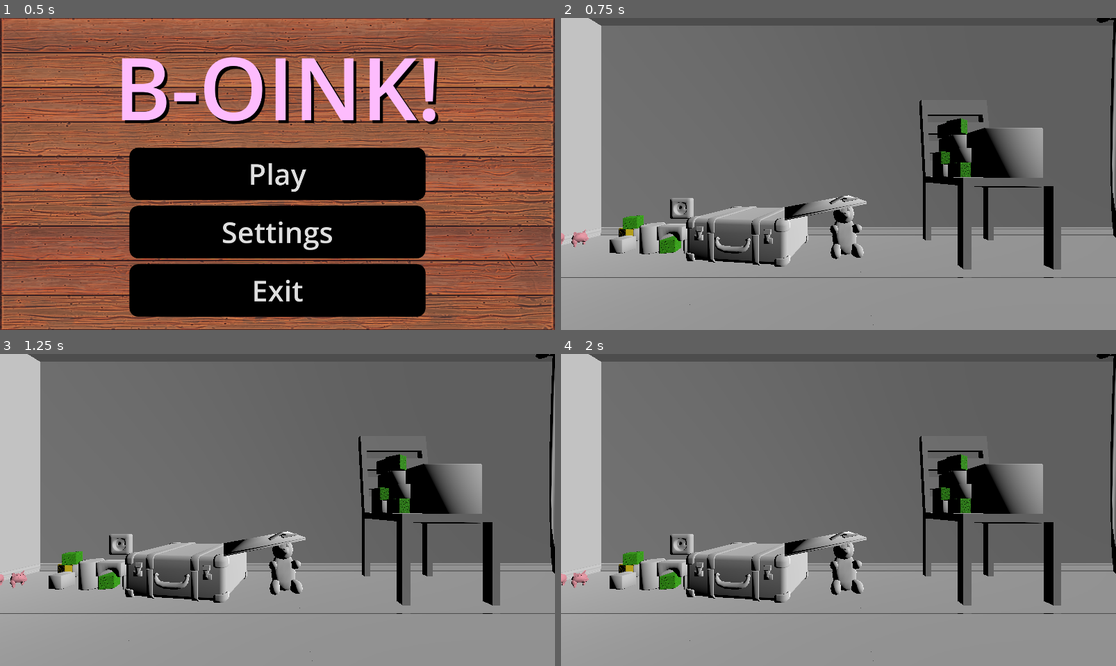
Above: before the commit, frames 1-4 (two rows, left to right).
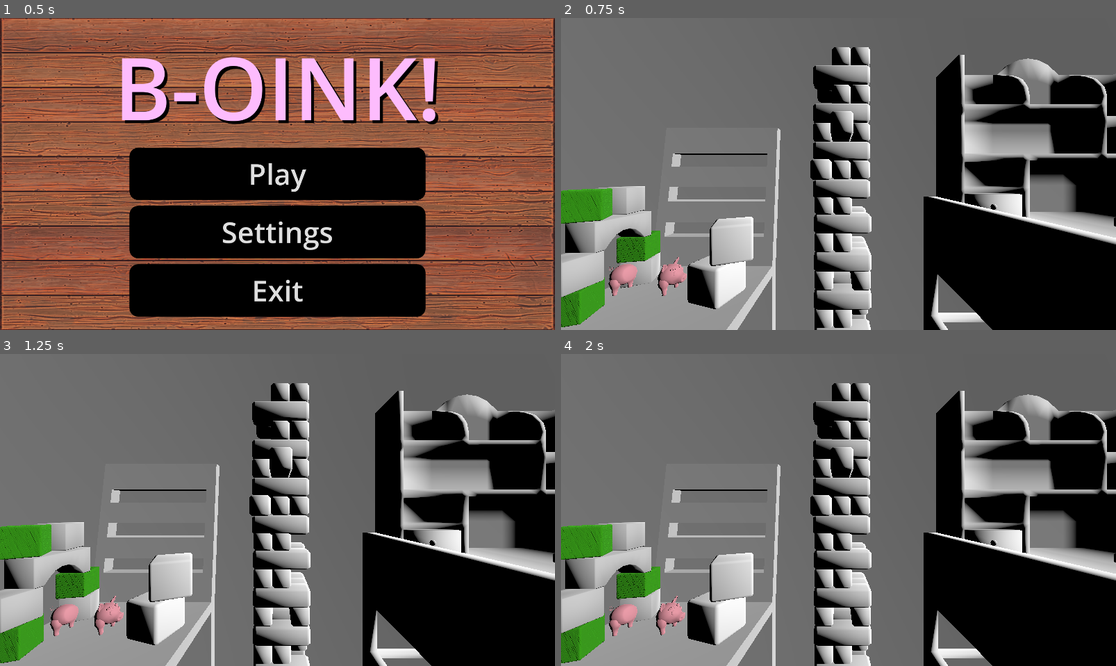
Above: after the commit, the same moments.

Repository: CoffeeMugTwo/b_oink
Game: Godot game, scene res://Scenes/main_menu.tscn
Two runs of this game, one before a commit and one after it. Both use one fixed random seed, a clock stepped at 60 frames per second and the inputs below.
Inputs:
- Up to frame 1 (0.5 s): no input
- Up to frame 2 (0.75 s): click "Play" at 0.5 s
- Up to frame 3 (1.25 s): no input
- Up to frame 4 (2 s): tap Enter (ui_accept) at 1.25 s; hold Right (p1_right) from 1.28 s (still down); hold Keypad 0 (p1_hold) from 1.28 s (still down); tap Space (p1_jump) at 1.52 s

Frame 1 is identical in both runs. In frame 2, 54% of the frame differs, in the area x 0-100%, y 0-100%; in frame 3, 54%; in frame 4, 54%.

Commit message:
Edit + Balancing

Diff:
--- /dev/null
+++ b/b-oink/Art/Materials/Jengaturm_neu.tres
@@ -0,0 +1,9 @@
+[gd_resource type="ORMMaterial3D" load_steps=3 format=3 uid="uid://c4et4mo4mc55s"]
+
+[ext_resource type="Texture2D" uid="uid://l3y6poqg44h2" path="res://Art/Textures/Jengaturm/Jengaturm_LP_DefaultMaterial_BaseMap.png" id="1_wsba7"]
+[ext_resource type="Texture2D" uid="uid://b71x25x03wiy1" path="res://Art/Textures/Jengaturm/Jengaturm_LP_DefaultMaterial_Normal.png" id="2_e72sn"]
+
+[resource]
+albedo_texture = ExtResource("1_wsba7")
+normal_enabled = true
+normal_texture = ExtResource("2_e72sn")
--- a/b-oink/Scenes/World.tscn
+++ b/b-oink/Scenes/World.tscn
@@ -17,9 +17,16 @@
 [ext_resource type="PackedScene" uid="uid://blaj83ljd7ftn" path="res://Art/Models/Curtain_LP.gltf" id="14_8l3nt"]
 [ext_resource type="PackedScene" uid="uid://p0uyi8jieasc" path="res://Art/Models/Chair_LP.gltf" id="15_kwl8l"]
 [ext_resource type="PackedScene" uid="uid://djx6htad3ovwe" path="res://Art/Models/Teddy_LP.gltf" id="16_xiqgv"]
-[ext_resource type="PackedScene" uid="uid://xdjn8j01vrus" path="res://Art/Models/B-Oink!_Book_LP.fbx" id="17_waglr"]
+[ext_resource type="PackedScene" uid="uid://doaeowvopsl7f" path="res://Art/Models/B-Oink!_Book_LP.fbx" id="17_waglr"]
 [ext_resource type="PackedScene" uid="uid://c1vloahd8enej" path="res://Art/Models/B-Oink!_Domino_LP.fbx" id="18_rwt1y"]
-[ext_resource type="PackedScene" uid="uid://cbutrd7rji0r1" path="res://Scenes/players_inside_area.tscn" id="20_b5aes"]
+[ext_resource type="PackedScene" path="res://Scenes/players_inside_area.tscn" id="20_b5aes"]
+[ext_resource type="PackedScene" uid="uid://coyts0axxhns0" path="res://Art/Models/Jengaturm_LP.gltf" id="21_w0bku"]
+[ext_resource type="PackedScene" uid="uid://0rdhewf3at8i" path="res://Art/Models/Desk_LP_V2.gltf" id="22_0ao37"]
+[ext_resource type="PackedScene" uid="uid://b4hbt64h3djeq" path="res://Art/Models/Bookshelf_LP.gltf" id="23_w86vl"]
+[ext_resource type="PackedScene" uid="uid://bamthn66y4ck6" path="res://Art/Models/Telephone_LP.gltf" id="24_33kev"]
+[ext_resource type="PackedScene" uid="uid://sjppc6ta3232" path="res://Art/Models/Pixarball_LP_V2.gltf" id="25_g01fq"]
+[ext_resource type="PackedScene" uid="uid://c6vyp5ewi122u" path="res://Art/Models/Buchstabenklotz_LP.gltf" id="26_0bcf6"]
+[ext_resource type="PackedScene" uid="uid://drthyjvgoa3dt" path="res://Art/Models/Jengastein_LP.gltf" id="27_33kev"]
 
 [sub_resource type="BoxShape3D" id="BoxShape3D_5nsto"]
 
@@ -44,6 +51,26 @@
 [sub_resource type="BoxShape3D" id="BoxShape3D_mvfa8"]
 size = Vector3(1.3322754, 0.059326172, 1)
 
+[sub_resource type="BoxShape3D" id="BoxShape3D_d3ars"]
+size = Vector3(1, 1, 2.446228)
+
+[sub_resource type="BoxShape3D" id="BoxShape3D_l11rc"]
+size = Vector3(1.869873, 0.8125, 2.5935059)
+
+[sub_resource type="BoxShape3D" id="BoxShape3D_w86vl"]
+size = Vector3(2.350586, 1.2319336, 0.19311523)
+
+[sub_resource type="BoxShape3D" id="BoxShape3D_33kev"]
+size = Vector3(0.33958435, 0.46044922, 0.6394043)
+
+[sub_resource type="BoxShape3D" id="BoxShape3D_y1bqn"]
+
+[sub_resource type="BoxShape3D" id="BoxShape3D_g01fq"]
+size = Vector3(2.7216797, 1, 1)
+
+[sub_resource type="BoxShape3D" id="BoxShape3D_0bcf6"]
+size = Vector3(3.8967285, 1, 4.9009094)
+
 [node name="World" type="Node3D"]
 script = ExtResource("1_r0dna")
 
@@ -226,7 +253,7 @@
 shape = SubResource("BoxShape3D_5nsto")
 
 [node name="Camera3D" type="Camera3D" parent="."]
-transform = Transform3D(1, 0, 0, 0, 1, 0, 0, 0, 1, 23.262722, 5.8451095, 15.471533)
+transform = Transform3D(1, 0, 0, 0, 1, 0, 0, 0, 1, 40.22623, 10.195745, 7.7)
 
 [node name="DirectionalLight3D" type="DirectionalLight3D" parent="."]
 transform = Transform3D(0.07303497, -0.47181213, 0.87866914, 0.25164002, 0.86123455, 0.4415341, -0.9650612, 0.18886085, 0.18162705, 28.295916, 7.9920297, 6.2795568)
@@ -416,7 +443,7 @@
 transform = Transform3D(0.5, 0, 0, 0, 0.5, 0, 0, 0, 0.5, 6.8798575, 0, 0)
 
 [node name="CollisionShape3D" type="CollisionShape3D" parent="Block2"]
-transform = Transform3D(1.95, 0, 0, 0, 1.95, 0, 0, 0, 1.95, 0, 1.010469, 0)
+transform = Transform3D(1.947484, 0, -0.09903014, 0, 1.9500003, 0, 0.09903014, 0, 1.947484, 0, 1.5214036, 0)
 shape = SubResource("BoxShape3D_q2d71")
 
 [node name="B-Oink!_Buldingblock_cube_LP" parent="Block2" instance=ExtResource("7_y7y61")]
@@ -464,16 +491,16 @@
 transform = Transform3D(-0.036688782, 0, -0.49865216, 0, 0.5, 0, 0.49865216, 0, -0.036688782, 10.99181, 1.0017852, 0.20514703)
 
 [node name="CollisionShape3D" type="CollisionShape3D" parent="Block7"]
-transform = Transform3D(2.1142418, 0, 5.9604645e-08, 0, 1.95, 0, -1.4901161e-08, 0, 4.1822815, 0.008535981, 1.010469, 0.116018295)
+transform = Transform3D(2.1142416, 0, 8.940697e-08, 0, 1.95, 0, -2.9802322e-08, 0, 4.1822815, 0.008535981, 1.4914875, 0.116018295)
 shape = SubResource("BoxShape3D_q2d71")
 
 [node name="B-Oink!_Buldingblock_bridge_LP" parent="Block7" instance=ExtResource("10_7yo87")]
 
 [node name="Block8" type="StaticBody3D" parent="."]
-transform = Transform3D(0.35152984, 0, -0.35556543, 0, 0.5, 0, 0.35556543, 0, 0.35152984, 12.122912, 0, 0)
+transform = Transform3D(0.35152984, 0, -0.35556543, 0, 0.5, 0, 0.35556543, 0, 0.35152984, 12.365744, 0, 0)
 
 [node name="CollisionShape3D" type="CollisionShape3D" parent="Block8"]
-transform = Transform3D(1.95, 0, 0, 0, 1.95, 0, 0, 0, 1.95, 0, 1.010469, 0)
+transform = Transform3D(1.9491956, 0, -0.056012154, 0, 1.9500003, 0, 0.056012154, 0, 1.9491956, -0.0066184998, 1.5475454, 0.0066986084)
 shape = SubResource("BoxShape3D_q2d71")
 
 [node name="B-Oink!_Buldingblock_cube_LP" parent="Block8" instance=ExtResource("7_y7y61")]
@@ -503,10 +530,10 @@
 parameters/looping = true
 
 [node name="spring_engine_code_test" parent="." instance=ExtResource("10_kn06e")]
-transform = Transform3D(0.3, 0, 0, 0, 0.3, 0, 0, 0, 0.3, 3.6686745, 0.50873804, 0)
+transform = Transform3D(0.3, 0, 0, 0, 0.3, 0, 0, 0, 0.3, 33.96444, 5.889581, 0)
 
 [node name="Curtain_LP2" parent="." instance=ExtResource("14_8l3nt")]
-transform = Transform3D(-4.371139e-07, 0, -10, 0, 10, 0, 10, 0, -4.371139e-07, 54.47079, 0.009225893, -2.8395028)
+transform = Transform3D(-7.430936e-07, 0, -17, 0, 17, 0, 17, 0, -7.430936e-07, 102.49734, 0.48170567, -2.1269221)
 
 [node name="Floor9" type="StaticBody3D" parent="."]
 transform = Transform3D(1, 0, 0, 0, 1, 0, 0, 0, 1, 31.995806, 0, 0)
@@ -517,6 +544,9 @@
 [node name="CollisionShape3D" type="CollisionShape3D" parent="Floor9"]
 transform = Transform3D(10, 0, 0, 0, 1, 0, 0, 0, 10, 4.261, -0.467, 0)
 shape = SubResource("BoxShape3D_gjpho")
+
+[node name="Jengastein_LP2" parent="Floor9" instance=ExtResource("27_33kev")]
+transform = Transform3D(0.70763874, 0, 0.37315872, 0, 0.8, 0, -0.37315872, 0, 0.70763874, 0.31829262, -0.0016069412, 0.72822034)
 
 [node name="Floor10" type="StaticBody3D" parent="."]
 transform = Transform3D(1, 0, 0, 0, 1, 0, 0, 0, 1, 39.993046, 0, 0)
@@ -1159,6 +1189,297 @@
 transform = Transform3D(0.99790883, 0, -0.06463681, 0, 1, 0, 0.06463681, 0, 0.99790883, 0, 0, 0)
 
 [node name="EndZone" parent="." instance=ExtResource("20_b5aes")]
-transform = Transform3D(2, 0, 0, 0, 2, 0, 0, 0, 2, 34.938442, 4.9433355, 0)
+transform = Transform3D(2, 0, 0, 0, 2, 0, 0, 0, 2, 84.696014, 30.718573, 0)
+
+[node name="JengaTurm" type="StaticBody3D" parent="."]
+transform = Transform3D(0.85, 0, 0, 0, 0.85, 0, 0, 0, 0.85, 39.720016, 2.3164816, -2.5507295)
+
+[node name="CollisionShape3D" type="CollisionShape3D" parent="JengaTurm"]
+transform = Transform3D(1, 0, 0, 0, 1, 0, 0, 0, 1, 0.7244148, 11.4848385, 2.3027735)
+shape = SubResource("BoxShape3D_d3ars")
+
+[node name="Jengaturm_LP2" parent="JengaTurm" instance=ExtResource("21_w0bku")]
+transform = Transform3D(-1, 0, 8.742278e-08, 0, 1, 0, -8.742278e-08, 0, -1, 1.8142929, 0.13693905, 0)
+
+[node name="Jengaturm_LP3" parent="JengaTurm" instance=ExtResource("21_w0bku")]
+transform = Transform3D(1, 0, 0, 0, 1, 0, 0, 0, 1, -0.24773788, 7.983278, 0)
+
+[node name="Jengaturm_LP4" parent="JengaTurm" instance=ExtResource("21_w0bku")]
+transform = Transform3D(1.0000002, 0, -8.3593275e-15, 0, 1.0000002, 0, 8.3593275e-15, 0, 1.0000002, -0.28949738, -7.7294664, -0.002061367)
+
+[node name="Desk" type="StaticBody3D" parent="."]
+transform = Transform3D(-1.7484555e-07, 0, -4, 0, 4, 0, 4, 0, -1.7484555e-07, 51.316624, 0, 0)
+
+[node name="Desk_LP_V2" parent="Desk" instance=ExtResource("22_0ao37")]
+
+[node name="CollisionShape3D" type="CollisionShape3D" parent="Desk"]
+transform = Transform3D(1, 0, 0, 0, 1, 0, 0, 0, 1, 0.38000488, 1.6004488, -0.016235352)
+shape = SubResource("BoxShape3D_l11rc")
+
+[node name="CollisionShape3D2" type="CollisionShape3D" parent="Desk"]
+transform = Transform3D(1, 0, 0, 0, 1, 0, 0, 0, 1, 0.06396493, 1.5966895, 1.4063206)
+shape = SubResource("BoxShape3D_w86vl")
+
+[node name="CollisionShape3D3" type="CollisionShape3D" parent="Desk"]
+transform = Transform3D(1, 0, 0, 0, 1, 0, 0, 0, 1, 0.06396481, 1.5966895, -1.4013948)
+shape = SubResource("BoxShape3D_w86vl")
+
+[node name="Wall29" type="StaticBody3D" parent="."]
+transform = Transform3D(9.553428e-15, -2.1855695e-07, -5, -5, -2.1855696e-07, 0, -2.1855696e-07, 5, -2.1855695e-07, 4.8457103, 25.11885, -4.4634533)
+
+[node name="CollisionShape3D" type="CollisionShape3D" parent="Wall29"]
+
+[node name="B-Oink!_Wall" parent="Wall29" instance=ExtResource("3_5nsto")]
+
+[node name="Wall30" type="StaticBody3D" parent="."]
+transform = Transform3D(9.553428e-15, -2.1855695e-07, -5, -5, -2.1855696e-07, 0, -2.1855696e-07, 5, -2.1855695e-07, 14.809118, 25.11885, -4.4634533)
+
+[node name="CollisionShape3D" type="CollisionShape3D" parent="Wall30"]
+
+[node name="B-Oink!_Wall" parent="Wall30" instance=ExtResource("3_5nsto")]
+
+[node name="Wall31" type="StaticBody3D" parent="."]
+transform = Transform3D(9.553428e-15, -2.1855695e-07, -5, -5, -2.1855696e-07, 0, -2.1855696e-07, 5, -2.1855695e-07, 34.68579, 25.11885, -4.4634533)
+
+[node name="CollisionShape3D" type="CollisionShape3D" parent="Wall31"]
+
+[node name="B-Oink!_Wall" parent="Wall31" instance=ExtResource("3_5nsto")]
+
+[node name="Wall32" type="StaticBody3D" parent="."]
+transform = Transform3D(9.553428e-15, -2.1855695e-07, -5, -5, -2.1855696e-07, 0, -2.1855696e-07, 5, -2.1855695e-07, 24.722382, 25.11885, -4.4634533)
+
+[node name="CollisionShape3D" type="CollisionShape3D" parent="Wall32"]
+
+[node name="B-Oink!_Wall" parent="Wall32" instance=ExtResource("3_5nsto")]
+
+[node name="Wall33" type="StaticBody3D" parent="."]
+transform = Transform3D(9.553428e-15, -2.1855695e-07, -5, -5, -2.1855696e-07, 0, -2.1855696e-07, 5, -2.1855695e-07, 14.809118, 35.064224, -4.4634533)
+
+[node name="CollisionShape3D" type="CollisionShape3D" parent="Wall33"]
+
+[node name="B-Oink!_Wall" parent="Wall33" instance=ExtResource("3_5nsto")]
+
+[node name="Wall34" type="StaticBody3D" parent="."]
+transform = Transform3D(9.553428e-15, -2.1855695e-07, -5, -5, -2.1855696e-07, 0, -2.1855696e-07, 5, -2.1855695e-07, 4.8457103, 35.064224, -4.4634533)
+
+[node name="CollisionShape3D" type="CollisionShape3D" parent="Wall34"]
+
+[node name="B-Oink!_Wall" parent="Wall34" instance=ExtResource("3_5nsto")]
+
+[node name="Wall35" type="StaticBody3D" parent="."]
+transform = Transform3D(9.553428e-15, -2.1855695e-07, -5, -5, -2.1855696e-07, 0, -2.1855696e-07, 5, -2.1855695e-07, 34.68579, 35.064224, -4.4634533)
+
+[node name="CollisionShape3D" type="CollisionShape3D" parent="Wall35"]
+
+[node name="B-Oink!_Wall" parent="Wall35" instance=ExtResource("3_5nsto")]
+
+[node name="Wall36" type="StaticBody3D" parent="."]
+transform = Transform3D(9.553428e-15, -2.1855695e-07, -5, -5, -2.1855696e-07, 0, -2.1855696e-07, 5, -2.1855695e-07, 24.722382, 35.064224, -4.4634533)
+
+[node name="CollisionShape3D" type="CollisionShape3D" parent="Wall36"]
+
+[node name="B-Oink!_Wall" parent="Wall36" instance=ExtResource("3_5nsto")]
+
+[node name="Wall37" type="StaticBody3D" parent="."]
+transform = Transform3D(9.553428e-15, -2.1855695e-07, -5, -5, -2.1855696e-07, 0, -2.1855696e-07, 5, -2.1855695e-07, 44.574005, 25.11885, -4.4634533)
+
+[node name="CollisionShape3D" type="CollisionShape3D" parent="Wall37"]
+
+[node name="B-Oink!_Wall" parent="Wall37" instance=ExtResource("3_5nsto")]
+
+[node name="Wall38" type="StaticBody3D" parent="."]
+transform = Transform3D(9.553428e-15, -2.1855695e-07, -5, -5, -2.1855696e-07, 0, -2.1855696e-07, 5, -2.1855695e-07, 54.537415, 25.11885, -4.4634533)
+
+[node name="CollisionShape3D" type="CollisionShape3D" parent="Wall38"]
+
+[node name="B-Oink!_Wall" parent="Wall38" instance=ExtResource("3_5nsto")]
+
+[node name="Wall39" type="StaticBody3D" parent="."]
+transform = Transform3D(9.553428e-15, -2.1855695e-07, -5, -5, -2.1855696e-07, 0, -2.1855696e-07, 5, -2.1855695e-07, 74.414085, 25.11885, -4.4634533)
+
+[node name="CollisionShape3D" type="CollisionShape3D" parent="Wall39"]
+
+[node name="B-Oink!_Wall" parent="Wall39" instance=ExtResource("3_5nsto")]
+
+[node name="Wall40" type="StaticBody3D" parent="."]
+transform = Transform3D(9.553428e-15, -2.1855695e-07, -5, -5, -2.1855696e-07, 0, -2.1855696e-07, 5, -2.1855695e-07, 64.450676, 25.11885, -4.4634533)
+
+[node name="CollisionShape3D" type="CollisionShape3D" parent="Wall40"]
+
+[node name="B-Oink!_Wall" parent="Wall40" instance=ExtResource("3_5nsto")]
+
+[node name="Wall41" type="StaticBody3D" parent="."]
+transform = Transform3D(9.553428e-15, -2.1855695e-07, -5, -5, -2.1855696e-07, 0, -2.1855696e-07, 5, -2.1855695e-07, 54.537415, 35.064224, -4.4634533)
+
+[node name="CollisionShape3D" type="CollisionShape3D" parent="Wall41"]
+
+[node name="B-Oink!_Wall" parent="Wall41" instance=ExtResource("3_5nsto")]
+
+[node name="Wall42" type="StaticBody3D" parent="."]
+transform = Transform3D(9.553428e-15, -2.1855695e-07, -5, -5, -2.1855696e-07, 0, -2.1855696e-07, 5, -2.1855695e-07, 44.574005, 35.064224, -4.4634533)
+
+[node name="CollisionShape3D" type="CollisionShape3D" parent="Wall42"]
+
+[node name="B-Oink!_Wall" parent="Wall42" instance=ExtResource("3_5nsto")]
+
+[node name="Wall43" type="StaticBody3D" parent="."]
+transform = Transform3D(9.553428e-15, -2.1855695e-07, -5, -5, -2.1855696e-07, 0, -2.1855696e-07, 5, -2.1855695e-07, 74.414085, 35.064224, -4.4634533)
+
+[node name="CollisionShape3D" type="CollisionShape3D" parent="Wall43"]
+
+[node name="B-Oink!_Wall" parent="Wall43" instance=ExtResource("3_5nsto")]
+
+[node name="Wall44" type="StaticBody3D" parent="."]
+transform = Transform3D(9.553428e-15, -2.1855695e-07, -5, -5, -2.1855696e-07, 0, -2.1855696e-07, 5, -2.1855695e-07, 64.450676, 35.064224, -4.4634533)
+
+[node name="CollisionShape3D" type="CollisionShape3D" parent="Wall44"]
+
+[node name="B-Oink!_Wall" parent="Wall44" instance=ExtResource("3_5nsto")]
+
+[node name="Wall45" type="StaticBody3D" parent="."]
+transform = Transform3D(9.553428e-15, -2.1855695e-07, -5, -5, -2.1855696e-07, 0, -2.1855696e-07, 5, -2.1855695e-07, 84.35228, 25.11885, -4.4634533)
+
+[node name="CollisionShape3D" type="CollisionShape3D" parent="Wall45"]
+
+[node name="B-Oink!_Wall" parent="Wall45" instance=ExtResource("3_5nsto")]
+
+[node name="Wall46" type="StaticBody3D" parent="."]
+transform = Transform3D(9.553428e-15, -2.1855695e-07, -5, -5, -2.1855696e-07, 0, -2.1855696e-07, 5, -2.1855695e-07, 94.31569, 25.11885, -4.4634533)
+
+[node name="CollisionShape3D" type="CollisionShape3D" parent="Wall46"]
+
+[node name="B-Oink!_Wall" parent="Wall46" instance=ExtResource("3_5nsto")]
+
+[node name="Wall47" type="StaticBody3D" parent="."]
+transform = Transform3D(9.553428e-15, -2.1855695e-07, -5, -5, -2.1855696e-07, 0, -2.1855696e-07, 5, -2.1855695e-07, 114.19236, 25.11885, -4.4634533)
+
+[node name="CollisionShape3D" type="CollisionShape3D" parent="Wall47"]
+
+[node name="B-Oink!_Wall" parent="Wall47" instance=ExtResource("3_5nsto")]
+
+[node name="Wall48" type="StaticBody3D" parent="."]
+transform = Transform3D(9.553428e-15, -2.1855695e-07, -5, -5, -2.1855696e-07, 0, -2.1855696e-07, 5, -2.1855695e-07, 104.22895, 25.11885, -4.4634533)
+
+[node name="CollisionShape3D" type="CollisionShape3D" parent="Wall48"]
+
+[node name="B-Oink!_Wall" parent="Wall48" instance=ExtResource("3_5nsto")]
+
+[node name="Wall49" type="StaticBody3D" parent="."]
+transform = Transform3D(9.553428e-15, -2.1855695e-07, -5, -5, -2.1855696e-07, 0, -2.1855696e-07, 5, -2.1855695e-07, 94.31569, 35.064224, -4.4634533)
+
+[node name="CollisionShape3D" type="CollisionShape3D" parent="Wall49"]
+
+[node name="B-Oink!_Wall" parent="Wall49" instance=ExtResource("3_5nsto")]
+
+[node name="Wall50" type="StaticBody3D" parent="."]
+transform = Transform3D(9.553428e-15, -2.1855695e-07, -5, -5, -2.1855696e-07, 0, -2.1855696e-07, 5, -2.1855695e-07, 84.35228, 35.064224, -4.4634533)
+
+[node name="CollisionShape3D" type="CollisionShape3D" parent="Wall50"]
+
+[node name="B-Oink!_Wall" parent="Wall50" instance=ExtResource("3_5nsto")]
+
+[node name="Wall51" type="StaticBody3D" parent="."]
+transform = Transform3D(9.553428e-15, -2.1855695e-07, -5, -5, -2.1855696e-07, 0, -2.1855696e-07, 5, -2.1855695e-07, 114.19236, 35.064224, -4.4634533)
+
+[node name="CollisionShape3D" type="CollisionShape3D" parent="Wall51"]
+
+[node name="B-Oink!_Wall" parent="Wall51" instance=ExtResource("3_5nsto")]
+
+[node name="Wall52" type="StaticBody3D" parent="."]
+transform = Transform3D(9.553428e-15, -2.1855695e-07, -5, -5, -2.1855696e-07, 0, -2.1855696e-07, 5, -2.1855695e-07, 104.22895, 35.064224, -4.4634533)
+
+[node name="CollisionShape3D" type="CollisionShape3D" parent="Wall52"]
+
+[node name="B-Oink!_Wall" parent="Wall52" instance=ExtResource("3_5nsto")]
+
+[node name="Bookshelf" type="StaticBody3D" parent="."]
+transform = Transform3D(-3.278354e-07, 0, -15, 0, 15, 0, 7.5, 0, -6.556708e-07, 74.5177, 0, -5.1068845)
+
+[node name="Bookshelf_LP" parent="Bookshelf" instance=ExtResource("23_w86vl")]
+
+[node name="CollisionShape3D" type="CollisionShape3D" parent="Bookshelf"]
+
+[node name="Teddy_LP2" parent="Bookshelf" instance=ExtResource("16_xiqgv")]
+transform = Transform3D(0.99035764, 0, -0.06926672, 0, 0.4999999, 0, 0.13853353, 0, 0.49517882, 0.19681, 1.3218045, 0.08924103)
+
+[node name="Telefon" type="StaticBody3D" parent="."]
+transform = Transform3D(-9.527357, 0, -3.0380034, 0, 10, 0, 3.0380034, 0, -9.527357, 54.89498, 8.008392, -0.043780446)
+
+[node name="Telephone_LP" parent="Telefon" instance=ExtResource("24_33kev")]
+transform = Transform3D(0.9934904, 0, 0.11391416, 0, 0.9999997, 0, -0.11391416, 0, 0.9934904, -0.009466648, 0, -0.033837676)
+
+[node name="CollisionShape3D" type="CollisionShape3D" parent="Telefon"]
+transform = Transform3D(0.28600934, 0, -0.09054621, 0, 0.29998112, 0, 0.09054621, 0, 0.28600934, -0.074765205, 0.11781788, -0.023029923)
+shape = SubResource("BoxShape3D_33kev")
+
+[node name="CollisionShape3D2" type="CollisionShape3D" parent="Telefon"]
+transform = Transform3D(0.244881, -0.14770044, -0.090631574, 0.15504013, 0.25680983, 0.00032204157, 0.077431545, -0.04709746, 0.28598213, -0.123569965, 0.06575948, -0.038594246)
+shape = SubResource("BoxShape3D_33kev")
+
+[node name="Pixarball_LP_V2" parent="." instance=ExtResource("25_g01fq")]
+transform = Transform3D(0.5285932, -0.28664255, -0.35836482, 0, 0.54664487, -0.43724066, 0.45890006, 0.33017492, 0.41278964, 65.776596, 10.470605, -3.4434896)
+
+[node name="Buchstabenklotz" type="StaticBody3D" parent="."]
+transform = Transform3D(0.66903716, 0, -0.20588657, 0, 0.7, 0, 0.20588657, 0, 0.66903716, 36.167454, 5.5817294, 0)
+
+[node name="CollisionShape3D" type="CollisionShape3D" parent="Buchstabenklotz"]
+transform = Transform3D(1.8999997, 0, 2.9802322e-07, 0, 1.9, 0, -2.9802322e-07, 0, 1.8999997, -0.6481552, 1.0372853, 0.19946003)
+shape = SubResource("BoxShape3D_y1bqn")
+
+[node name="Buchstabenklotz_LP2" parent="Buchstabenklotz" instance=ExtResource("26_0bcf6")]
+transform = Transform3D(1, 0, 2.9802322e-08, 0, 1, 0, -2.9802322e-08, 0, 1, -0.66835403, 0, 0.20567608)
+
+[node name="B-Oink!_Domino_LP" parent="." instance=ExtResource("18_rwt1y")]
+transform = Transform3D(0.2742125, 0, -0.12168606, 0, 0.29999998, 0, 0.12168606, 0, 0.2742125, 28.886946, -0.0016069412, -1.249795)
+
+[node name="B-Oink!_Domino_LP2" parent="." instance=ExtResource("18_rwt1y")]
+transform = Transform3D(0.0632746, 0, -0.29325128, 0, 0.29999998, 0, 0.29325128, 0, 0.0632746, 30.111967, -0.0016069412, -1.249795)
+
+[node name="B-Oink!_Domino_LP3" parent="." instance=ExtResource("18_rwt1y")]
+transform = Transform3D(-0.037625946, 0, -0.29763108, 0, 0.29999995, 0, 0.29763108, 0, -0.037625946, 27.138744, -0.0016069412, -2.5779614)
+
+[node name="B-Oink!_Domino_LP4" parent="." instance=ExtResource("18_rwt1y")]
+transform = Transform3D(0.20276782, 0.055930473, -0.21390878, -0.07707134, 0.289918, 0.0027472489, 0.20723227, 0.053097285, 0.2103223, 27.722048, 0.20285597, -2.5779614)
+
+[node name="Jengastein" type="StaticBody3D" parent="."]
+transform = Transform3D(0.8163091, -0.57761544, 0, 0.57761544, 0.8163091, 0, 0, 0, 1, 53.040474, 8.201832, 0)
+
+[node name="CollisionShape3D" type="CollisionShape3D" parent="Jengastein"]
+transform = Transform3D(0.9999914, 0.002854377, 0.0029272067, -0.0028654337, 0.9999883, 0.0038194302, -0.0029162678, -0.0038277856, 0.9999883, 1.1338654, 0.44124794, 0)
+shape = SubResource("BoxShape3D_g01fq")
+
+[node name="Jengastein_LP2" parent="Jengastein" instance=ExtResource("27_33kev")]
+transform = Transform3D(1, 0, 0, 0, 1, 0, 0, 0, 1, 0.07715607, -0.05459404, 0)
+
+[node name="StaticBody3D2" type="StaticBody3D" parent="."]
+transform = Transform3D(0.00039083758, -8.999007e-06, -0.39999974, 0.00920753, 0.39989397, -4.4408915e-17, 0.3998938, -0.009207526, 0.00039094113, 52.02774, 8.017659, 0)
+
+[node name="CollisionShape3D" type="CollisionShape3D" parent="StaticBody3D2"]
+transform = Transform3D(0.99993664, -0.005207073, -0.013638842, -0.0040334594, 0.7993614, -0.60083735, 0.01403034, 0.6008285, 0.79925495, 0.091885686, 0.44748116, 0.610199)
+shape = SubResource("BoxShape3D_0bcf6")
+
+[node name="B-Oink!_Domino_LP" parent="StaticBody3D2" instance=ExtResource("18_rwt1y")]
+
+[node name="B-Oink!_Buldingblock_bridge_LP" parent="." instance=ExtResource("10_7yo87")]
+transform = Transform3D(-1.7635326e-08, -0.40344924, -0.29534507, 0.5, -2.1855694e-08, 0, -1.2909943e-08, -0.29534507, 0.40344924, 15.813292, 0.50652075, 4.6241136)
+
+[node name="Buchstabenklotz_LP2" parent="." instance=ExtResource("26_0bcf6")]
+transform = Transform3D(-0.5627257, 0, 0.56862974, 0, 0.8, 0, -0.56862974, 0, -0.5627257, 22.031471, -0.0016069412, 3.366015)
+
+[node name="B-Oink!_Buldingblock_cylinder_LP" parent="." instance=ExtResource("4_gjpho")]
+transform = Transform3D(-3.6053056e-08, -0.8247978, -0.5654278, 1, -4.371139e-08, 0, -2.4715634e-08, -0.5654278, 0.8247978, 36.51404, 0.67188036, -1.476521)
+
+[node name="Jengastein_LP2" parent="." instance=ExtResource("27_33kev")]
+transform = Transform3D(-3.3204206e-08, 0.7596237, -0.25094208, -0.80000013, -3.496912e-08, 0, -1.0969027e-08, 0.25094205, 0.7596236, 34.23835, 2.0023417, 0.72822034)
+
+[node name="Buchstabenklotz2" type="StaticBody3D" parent="."]
+transform = Transform3D(-0.6439613, 0, -0.27443373, 0, 0.7, 0, 0.27443373, 0, -0.6439613, 35.803375, 6.981603, 0.14610004)
+
+[node name="CollisionShape3D" type="CollisionShape3D" parent="Buchstabenklotz2"]
+transform = Transform3D(1.8999997, 0, 2.9802322e-07, 0, 1.9, 0, -2.9802322e-07, 0, 1.8999997, -0.6481552, 1.0372853, 0.19946003)
+shape = SubResource("BoxShape3D_y1bqn")
+
+[node name="Buchstabenklotz_LP2" parent="Buchstabenklotz2" instance=ExtResource("26_0bcf6")]
+transform = Transform3D(1, 0, 2.9802322e-08, 0, 1, 0, -2.9802322e-08, 0, 1, -0.66835403, 0, 0.20567608)
 
 [connection signal="all_players_inside" from="EndZone" to="." method="_on_end_zone_all_players_inside"]
--- a/b-oink/Scenes/workbench/butt_code.gd
+++ b/b-oink/Scenes/workbench/butt_code.gd
@@ -5,9 +5,9 @@
 
 @export var spring_force : Vector3 = Vector3(0, 0 ,0)
 @export var max_input_force_scalar : float = 50.0
-@export var mass : float = 1.0
-@export var jump_force_scalar : float = 300
-@export var max_grab_distance : float = 0.5
+@export var mass : float = 1.3
+@export var jump_force_scalar : float = 330
+@export var max_grab_distance : float = 0.7
 
 func _can_grab() -> bool:
 	var space_state = get_world_3d().direct_space_state
--- a/b-oink/Scenes/workbench/head.gd
+++ b/b-oink/Scenes/workbench/head.gd
@@ -6,9 +6,9 @@
 
 @export var spring_force : Vector3 = Vector3(0, 0 ,0)
 @export var max_input_force_scalar : float = 50.0
-@export var mass : float = 1.0
-@export var jump_force_scalar : float = 300
-@export var max_grab_distance : float = 0.5
+@export var mass : float = 1.3
+@export var jump_force_scalar : float = 330
+@export var max_grab_distance : float = 0.7
 
 func _can_grab() -> bool:
 	var space_state = get_world_3d().direct_space_state
Not shown: 1 places in b-oink/Scenes/World.tscn that only renumber resources
